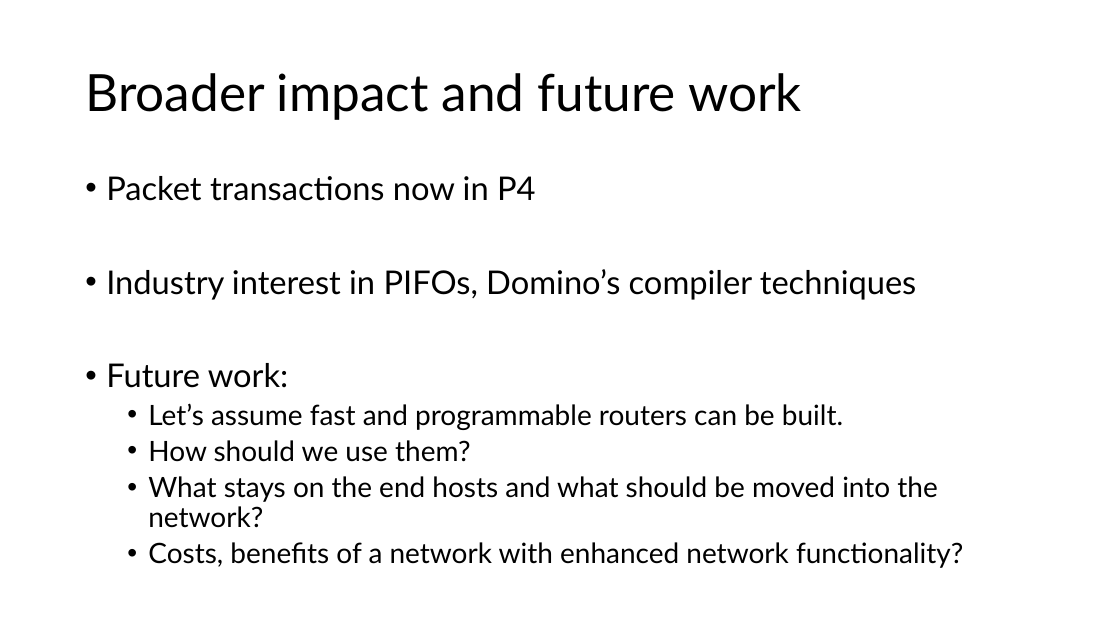
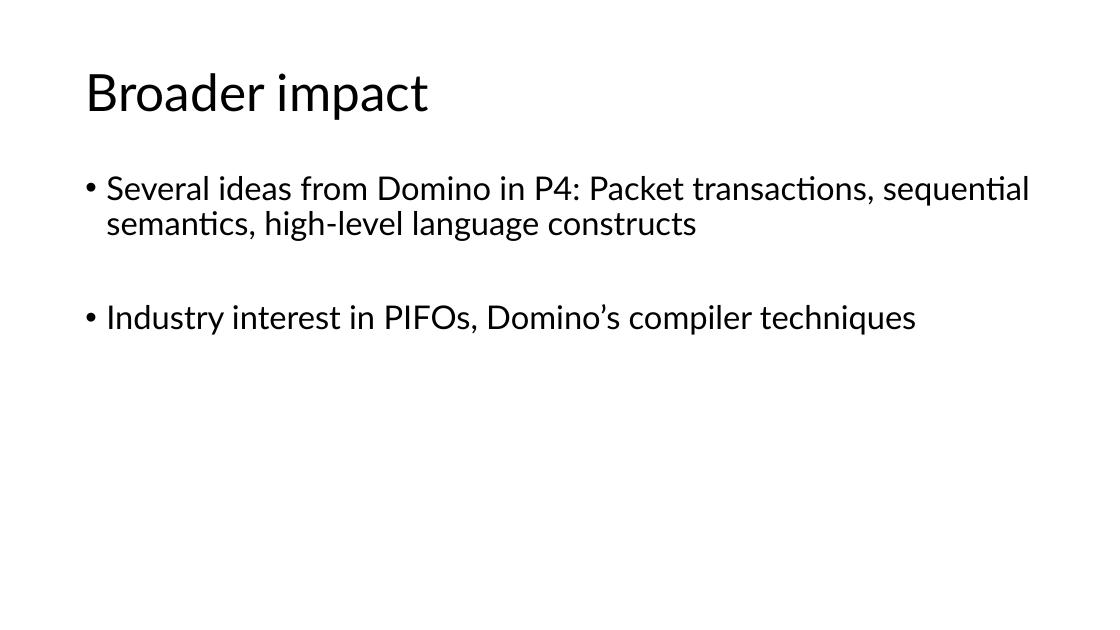
Before and after one commit to anirudhSK/pifo-domino-marple-ppts, a slide deck: slide 53 of uw_talk.pptx. Drawn at 1120x630 pixels with LibreOffice and Linux fonts; fonts in the diff are those of the drawing. Boxes give left, top, right and bottom in pixels: in the first picture for what was removed or moved away, otherwise in the second. Text is boxed around its words. In the diff, an @@ line names an element or a change of style, - is before the commit and + after.

Commit message:
Several tweaks; I think this is good to present

```diff
--- a/uw_talk.pptx
+++ b/uw_talk.pptx
@@ title at bbox=[85, 73, 429, 120]: text changed @@
-Broader impact and future work
+Broader impact
@@ text at bbox=[106, 176, 1030, 241]: text changed @@
-• Packet transactions now in P4
+• Several ideas from Domino in P4: Packet transactions, sequential semantics, high-level language constructs
@@ text at bbox=[106, 363, 963, 568]: paragraphs removed @@
-• Future work:
-  • Let’s assume fast and programmable routers can be built.
-  • How should we use them?
-  • What stays on the end hosts and what should be moved into the network?
-  • Costs, benefits of a network with enhanced network functionality?
```
Also in this commit, not shown: 13 other slides changed, 1 slide added.
